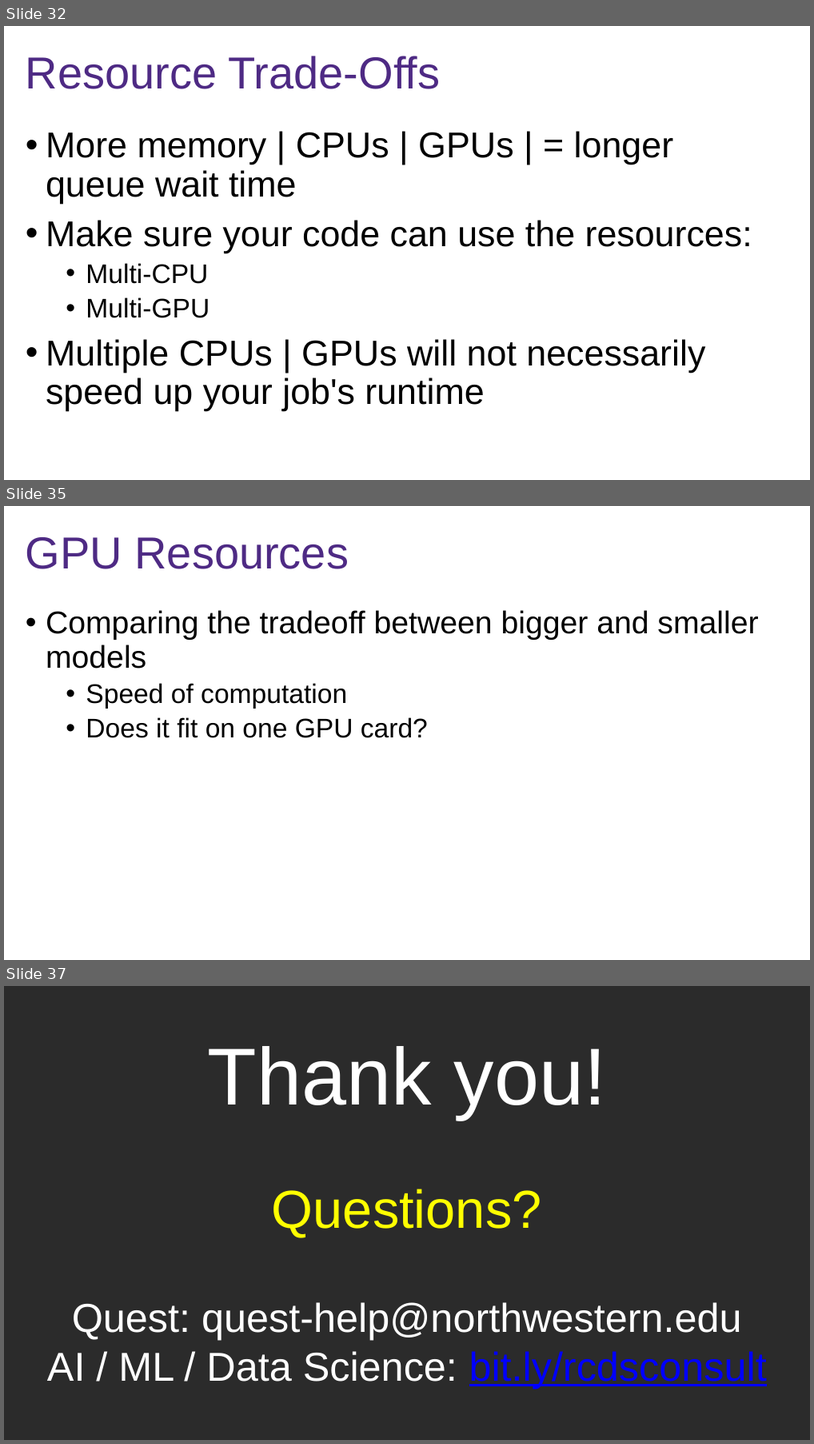
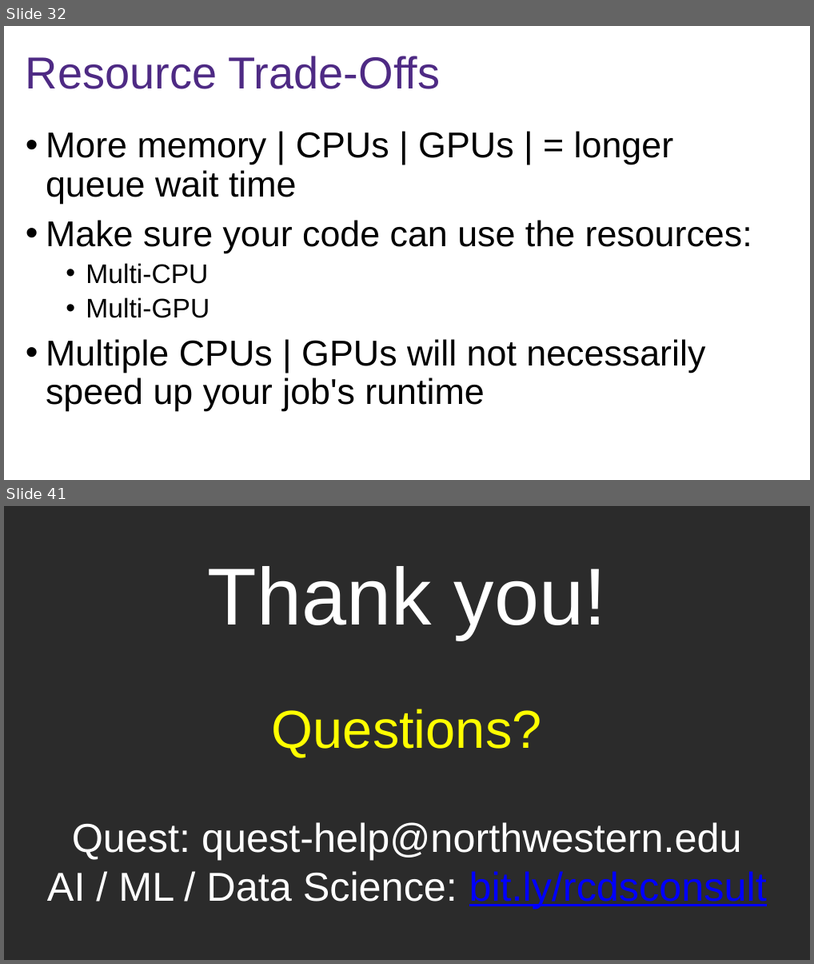
Before and after one commit to nuitrcs/workshop-llms-on-quest, a slide deck: Using LLMs on Quest.pptx. Shown one above the other, each under a label of ours: slides 32, 35 and 37 before the commit, slides 32 and 41 after it; the slides between them are not shown. The pictures are 814x1444 and 814x964 pixels, drawn with LibreOffice and Linux fonts; fonts in the diff are those of the drawing; background and template pictures are left out; a plain dark background stands for a picture behind light text. Boxes give left, top, right and bottom in pixels: in the first picture for what was removed or moved away, otherwise in the second. Text is boxed around its words. In the diff, an @@ line names an element or a change of style, - is before the commit and + after.

Commit message:
updating ppt - section on model size

```diff
--- a/Using LLMs on Quest.pptx
+++ b/Using LLMs on Quest.pptx
@@ slide 35 removed at bbox=[4, 506, 810, 960], background picture (left out) @@
@@ title removed at bbox=[26, 537, 349, 569] @@
-GPU Resources
@@ text removed at bbox=[46, 610, 758, 738] @@
-• Comparing the tradeoff between bigger and smaller models
-  • Speed of computation
-  • Does it fit on one GPU card?
@@ page number removed at bbox=[616, 932, 804, 956] @@
-34
@@ what was slide 37 is now slide 41 @@
```
Also in this commit, not shown: 3 slides changed, 5 slides added.
